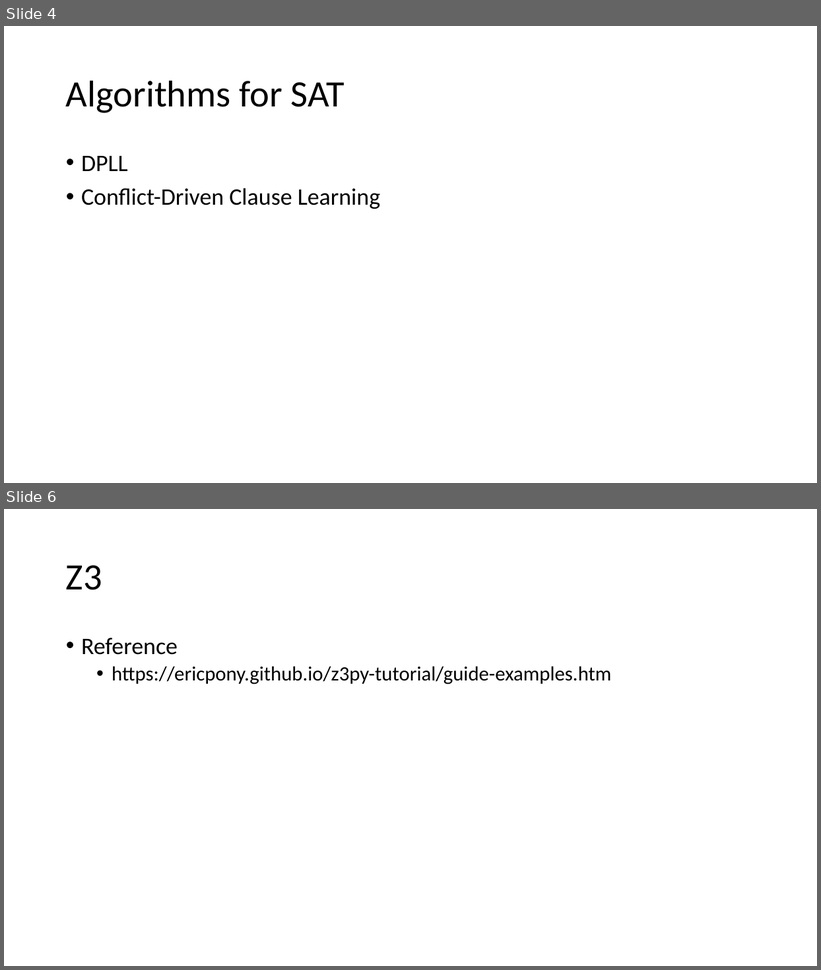
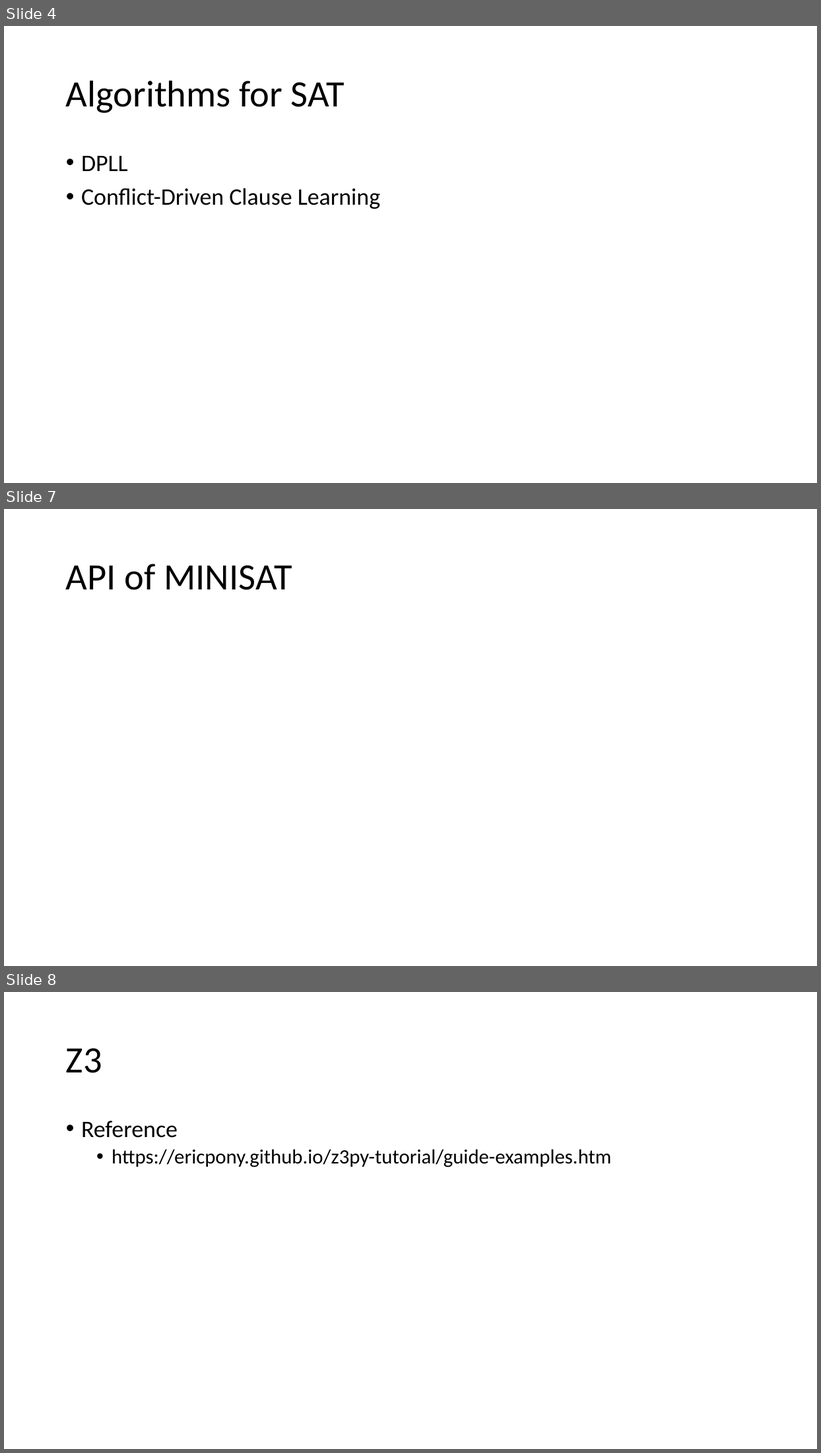
Before and after one commit to bacmive/paper_notes, a slide deck: notes11-sat smt.pptx. Shown one above the other, each under a label of ours: slides 4 and 6 before the commit, slides 4, 7 and 8 after it; the slides between them are not shown. The pictures are 821x970 and 821x1453 pixels, drawn with LibreOffice and Linux fonts; fonts in the diff are those of the drawing. Boxes give left, top, right and bottom in pixels: in the first picture for what was removed or moved away, otherwise in the second. Text is boxed around its words. In the diff, an @@ line names an element or a change of style, - is before the commit and + after.

Commit message:
smt

```diff
--- a/notes11-sat smt.pptx
+++ b/notes11-sat smt.pptx
@@ slide 7 added at (4, 509, 817, 966), background #FFFFFF @@
@@ title added at (66, 564, 292, 590), 44 pt, text #000000 @@
+API of MINISAT
@@ what was slide 6 is now slide 8 @@
```
Also in this commit, not shown: 2 slides changed, 1 other slide added.
